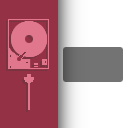
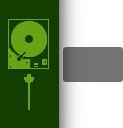
Layers edited between the first and the second w=123, h=128 image:
showed group "green" (4 layers) over [left=0, top=0, right=59, bottom=128]
hid group "pink" (5 layers) over [left=0, top=0, right=58, bottom=128]
